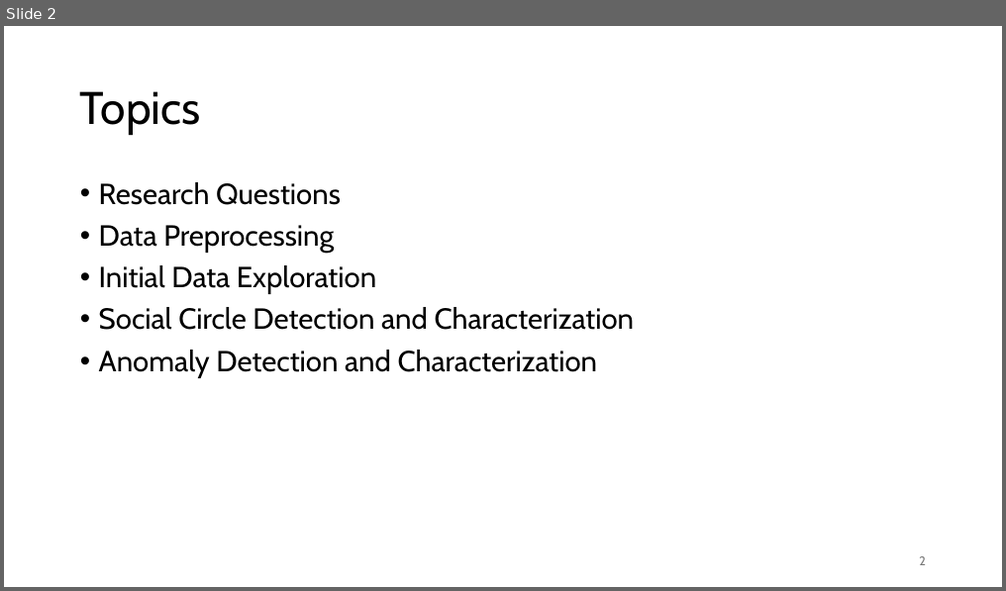
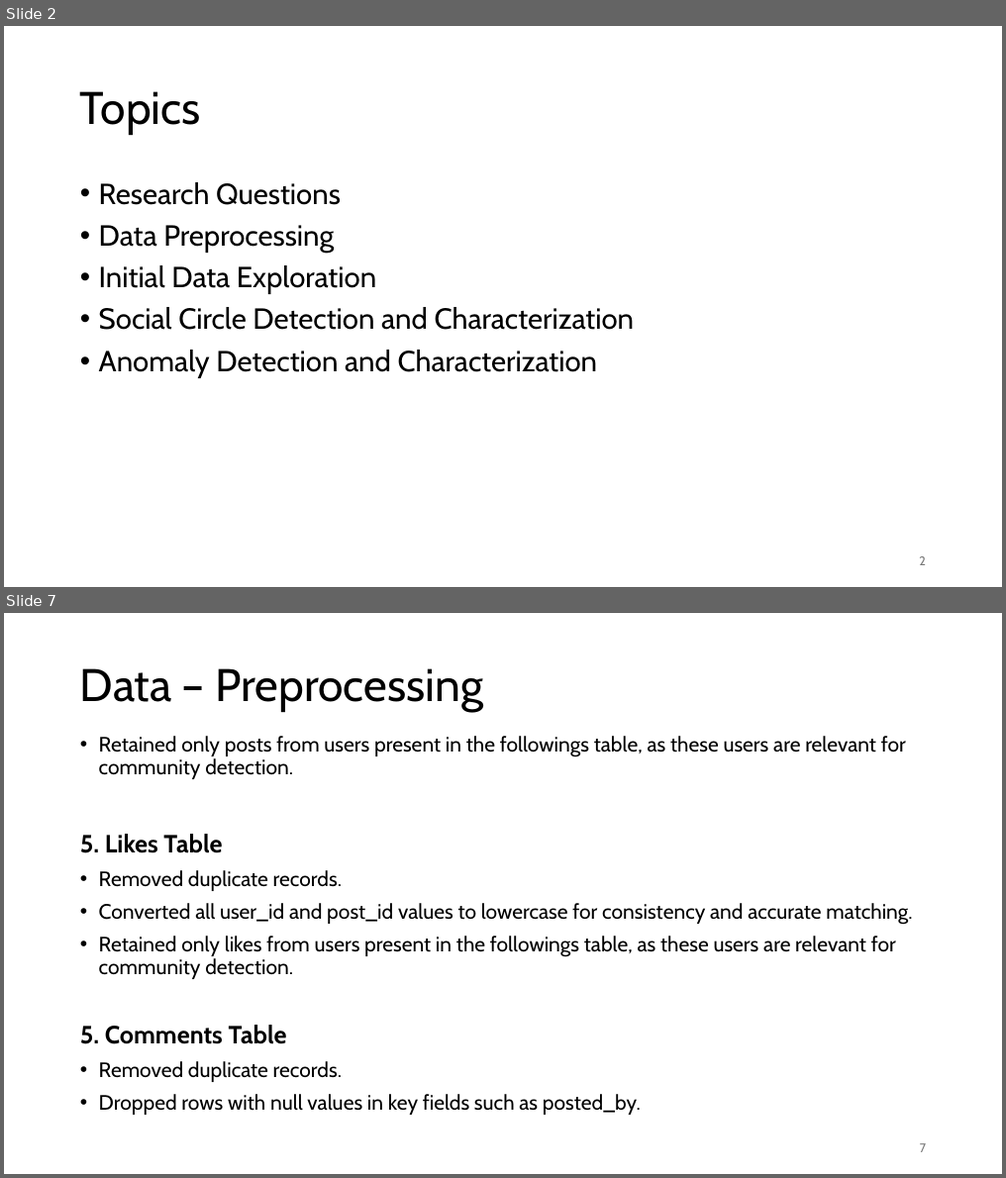
Before and after one commit to jonas-blum/data-mining-1, a slide deck: project/project-presentation-group51.pptx. Shown one above the other, each under a label of ours: slide 2 before the commit, slides 2 and 7 after it; the slides between them are not shown. The pictures are 1006x591 and 1006x1178 pixels, drawn with LibreOffice and Linux fonts; fonts in the diff are those of the drawing. Boxes give left, top, right and bottom in pixels: in the first picture for what was removed or moved away, otherwise in the second. Text is boxed around its words. In the diff, an @@ line names an element or a change of style, - is before the commit and + after.

```diff
--- a/project/project-presentation-group51.pptx
+++ b/project/project-presentation-group51.pptx
@@ slide 7 added at box(4, 613, 1002, 1174), background #FFFFFF @@
@@ title added at box(80, 668, 484, 712), 44 pt, text #000000 @@
+Data – Preprocessing
@@ text added at box(80, 736, 912, 1115), 20 pt, text #000000 @@
+• Retained only posts from users present in the followings table, as these users are relevant for community detection.
+5. Likes Table
+• Removed duplicate records.
+• Converted all user_id and post_id values to lowercase for consistency and accurate matching.
+• Retained only likes from users present in the followings table, as these users are relevant for community detection.
+5. Comments Table
+• Removed duplicate records.
+• Dropped rows with null values in key fields such as posted_by.
@@ page number added at box(920, 1144, 926, 1153), 12 pt, text #797979 @@
+7
```
Also in this commit, not shown: 3 slides changed, 14 other slides added, 7 slides removed.
